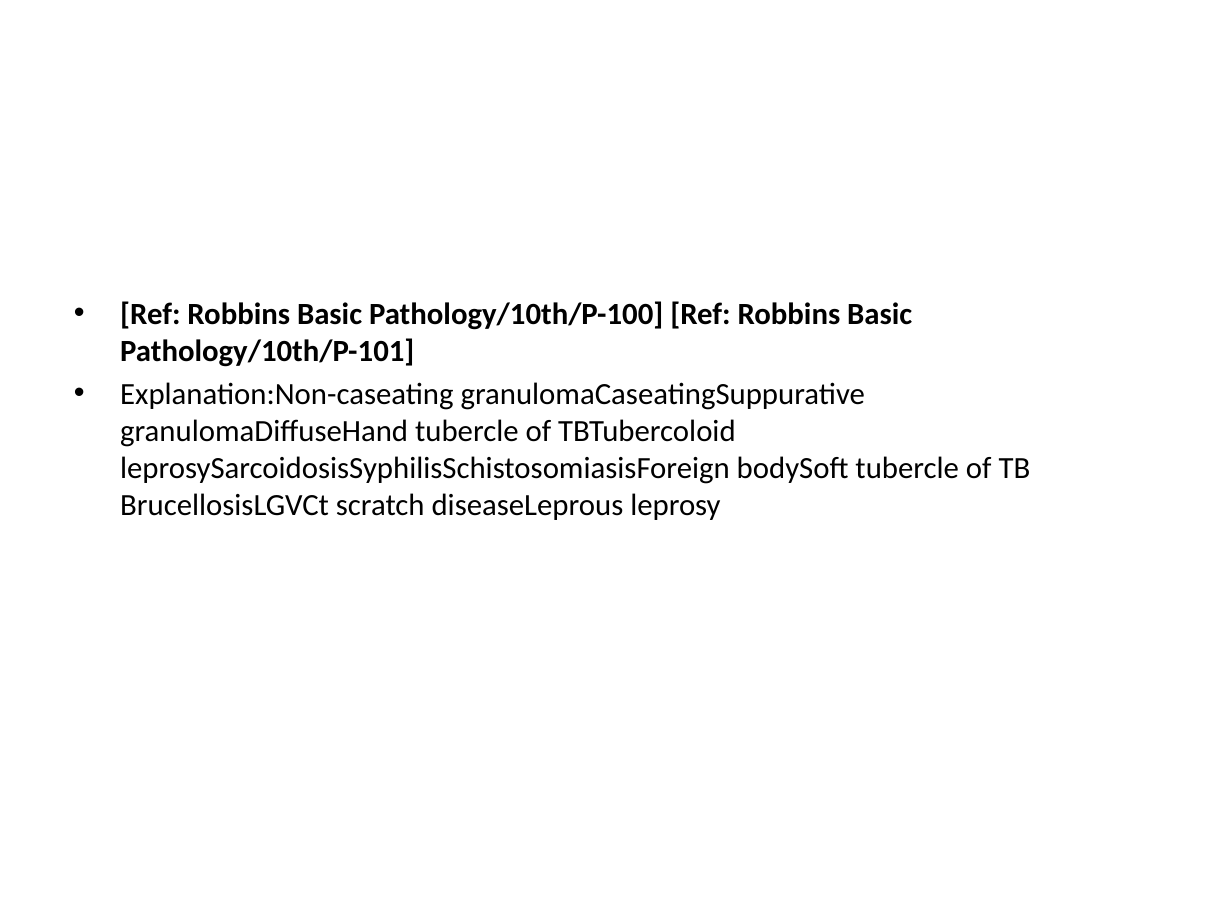
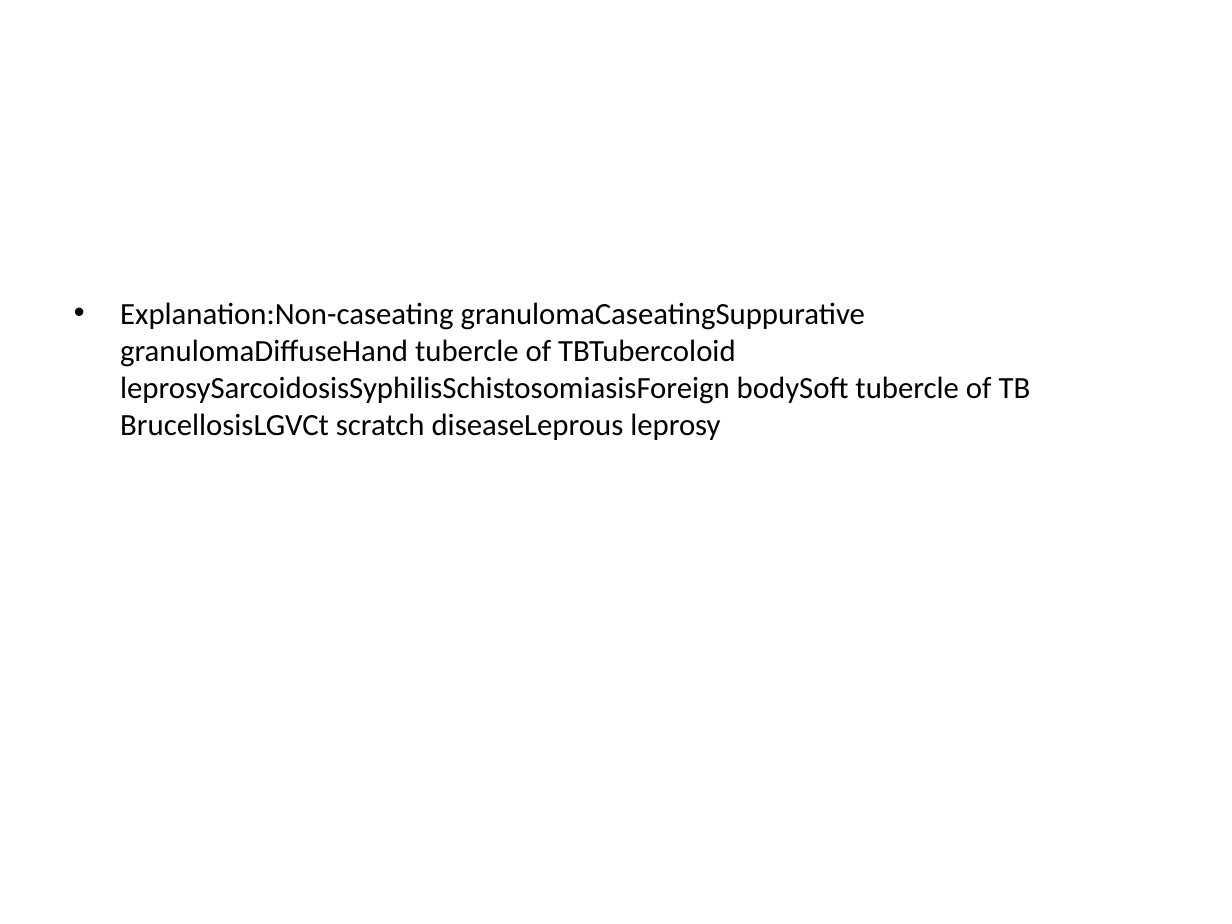
Before and after one commit to jahirulislammolla/exam_power_point, a slide deck: slide 18 of Cell_Injury___Adaptation__Inflammation___Healing___Hemodynamic_Exam__Gynae_July_25__C.pptx. Drawn at 1232x924 pixels with LibreOffice and Linux fonts; fonts in the diff are those of the drawing. Boxes give left, top, right and bottom in pixels: in the first picture for what was removed or moved away, otherwise in the second. Text is boxed around its words. In the diff, an @@ line names an element or a change of style, - is before the commit and + after.

```diff
--- a/Cell_Injury___Adaptation__Inflammation___Healing___Hemodynamic_Exam__Gynae_July_25__C.pptx
+++ b/Cell_Injury___Adaptation__Inflammation___Healing___Hemodynamic_Exam__Gynae_July_25__C.pptx
@@ text at (120, 301, 912, 367): paragraph removed @@
-• [Ref: Robbins Basic Pathology/10th/P-100] [Ref: Robbins Basic Pathology/10th/P-101]
```
Also in this commit, not shown: 90 other slides changed, 11 other files.
